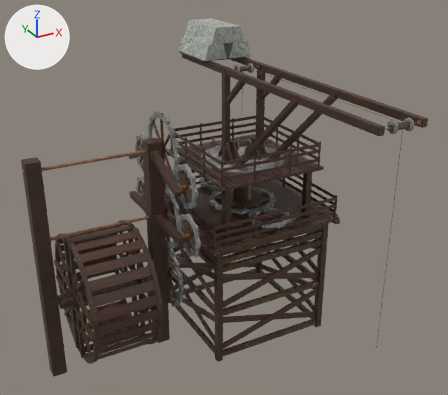
Before and after pictures for a commit that changed the FBX model models/waterCrane.fbx.
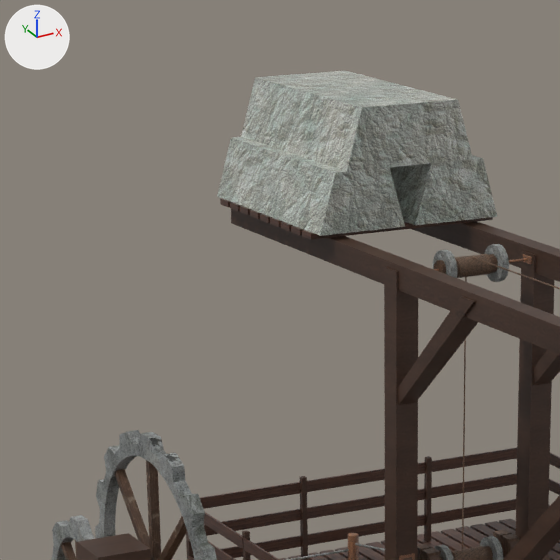
The first picture shows the older version from a 50 mm lens placed at (-4.9, -16.72, 13.17), pointed at (3.21, -1.96, 5.79). The close-ups show both versions on the part from 27% to 60% of the width and 0% to 37% of the height of that picture; other places that the commit changed are outside them. The axes (+X, +Y, +Z) are drawn at upper left. The lights are the same throughout. Where no turn or scale is listed for an object, it has been applied to the vertices. Vertices at the same position are counted once.
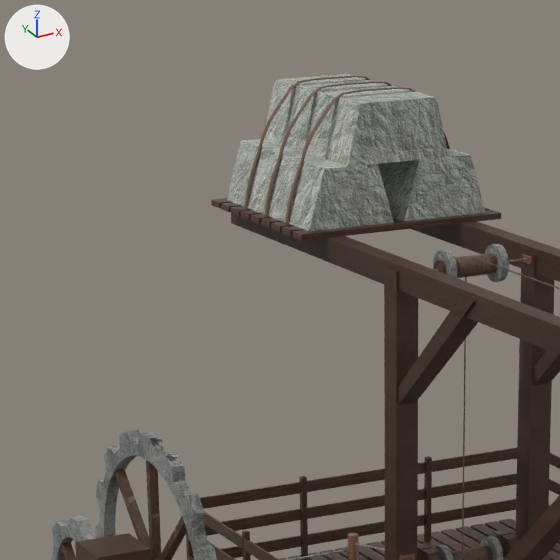
Pixel boxes [x1, y1, x2, y2] of what changed, in the close-ups (560 x 560 px):
'Cube.301', mesh rescaled (20% narrower, 7% shorter): before [241, 71, 473, 171]; after [264, 74, 449, 167]
'Cube.300', mesh rescaled (12% narrower, 6% shorter): before [217, 137, 405, 236]; after [227, 139, 393, 232]
'Cube.299', mesh rescaled: before [389, 155, 497, 225]; after [378, 148, 485, 221]
'Cylinder.052', added (brown): after [285, 87, 450, 224]
'Cylinder.028', added (brown): after [264, 81, 393, 216]
'Cylinder.051', added (brown): after [244, 76, 370, 208]
'Cube.292', unchanged, uncovered by the edit: before [302, 217, 493, 240]; after [293, 210, 501, 241]

The change in detail:
me_cube_300 has 8 vertices, 6 faces and spans x -0.4..0.4, y -1.0..1.0, z -0.25..0.25.
me_cube_300 is used by ob_cube_299; location (5.45, 2.0, 9.45).
me_cube_300 part 3: the whole mesh is scaled about its middle by (1, 0.8, 1).
me_cube_302 has 8 vertices, 6 faces and spans x -0.6..0.6, y -1.0..1.0, z -0.25..0.25.
me_cube_302 is used by ob_cube_301; location (5.0, 2.0, 9.95).
me_cube_302 part 2: the whole mesh is scaled about its middle by (0.8, 0.8, 1).
me_cube_301 has 8 vertices, 6 faces and spans x -0.4..0.4, y -1.0..1.0, z -0.25..0.25.
me_cube_301 is used by ob_cube_300; location (4.55, 2.0, 9.45).
me_cube_301 part 1: the whole mesh is scaled about its middle by (1, 0.8, 1).
Mesh me_cylinder_103 is new.
It has 208 vertices, 200 faces and spans x -0.86..0.86, y -0.03..0.03, z -1.13..-0.08.
It uses material mat_material_ropebrown (picture img_ropebrown_jpg).
Object 'Cylinder.051' (ob_cylinder_051) is new; it shows me_cylinder_103.
Its location is (5.0, 2.4, 10.325).
Object 'Cylinder.028' (ob_cylinder_028) is new; it shows a copy of me_cylinder_103.
Its location is (5.0, 2.0, 10.325).
Object 'Cylinder.052' (ob_cylinder_052) is new; it shows a copy of me_cylinder_103.
Its location is (5.0, 1.6, 10.325).
